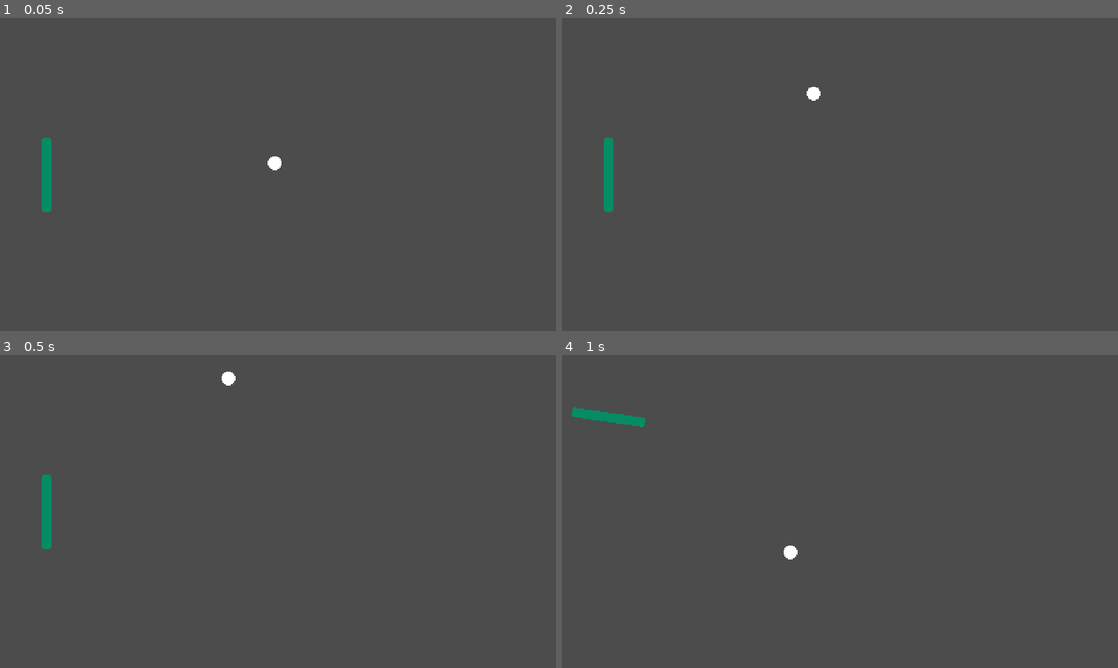
Above: before the commit, frames 1-4 (two rows, left to right).
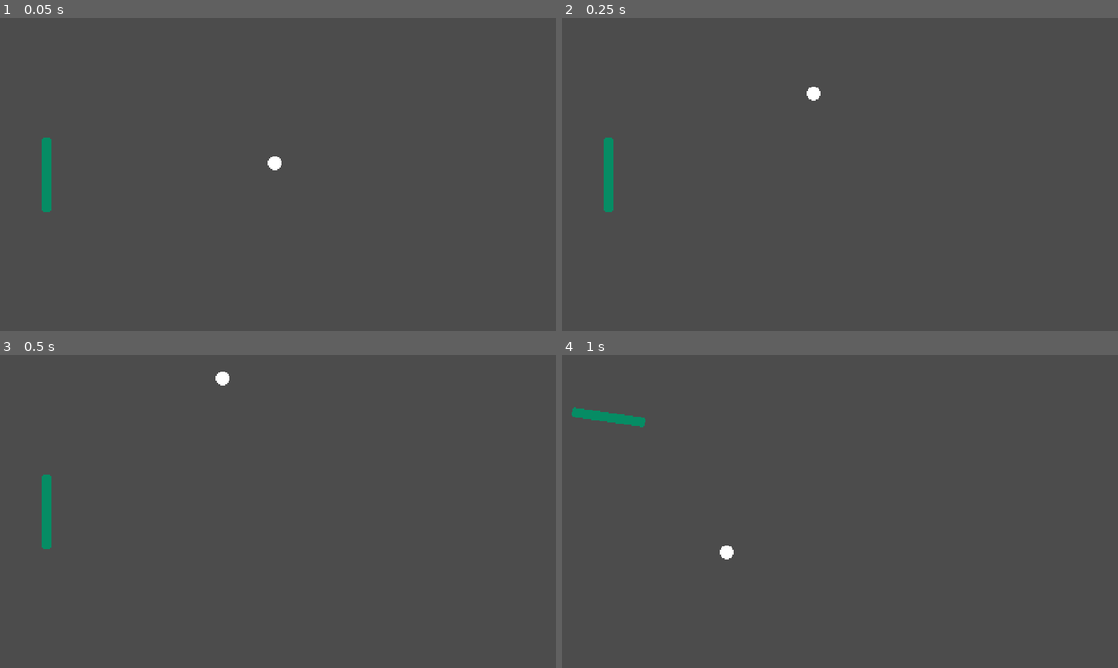
Above: after the commit, the same moments.

Repository: adatechschool/spin-spong
Game: Godot game, scene res://scenes/pong.tscn
Same seed, same stepped clock (60 frames per second), same inputs: the game is played once before the commit and once after it.
Inputs:
- Up to frame 1 (0.05 s): no input
- Up to frame 2 (0.25 s): no input
- Up to frame 3 (0.5 s): no input
- Up to frame 4 (1 s): hold Up (adriel_goes_up) from 0.53 s (still down)

Frames 1-2 are identical in both runs. In frame 3, less than 0.1% of the frame differs, in the area x 38-43%, y 5-10%; in frame 4, 0.2%, in the area x 28-43%, y 60-66%.

Commit message:
Fix bug where ball does'nt properly bounce.

Diff:
--- a/scenes/ball.tscn
+++ b/scenes/ball.tscn
@@ -4,6 +4,7 @@
 [ext_resource path="res://sprites/ball.png" type="Texture" id=2]
 
 [sub_resource type="PhysicsMaterial" id=1]
+friction = 0.0
 bounce = 1.0
 
 [sub_resource type="CircleShape2D" id=2]
